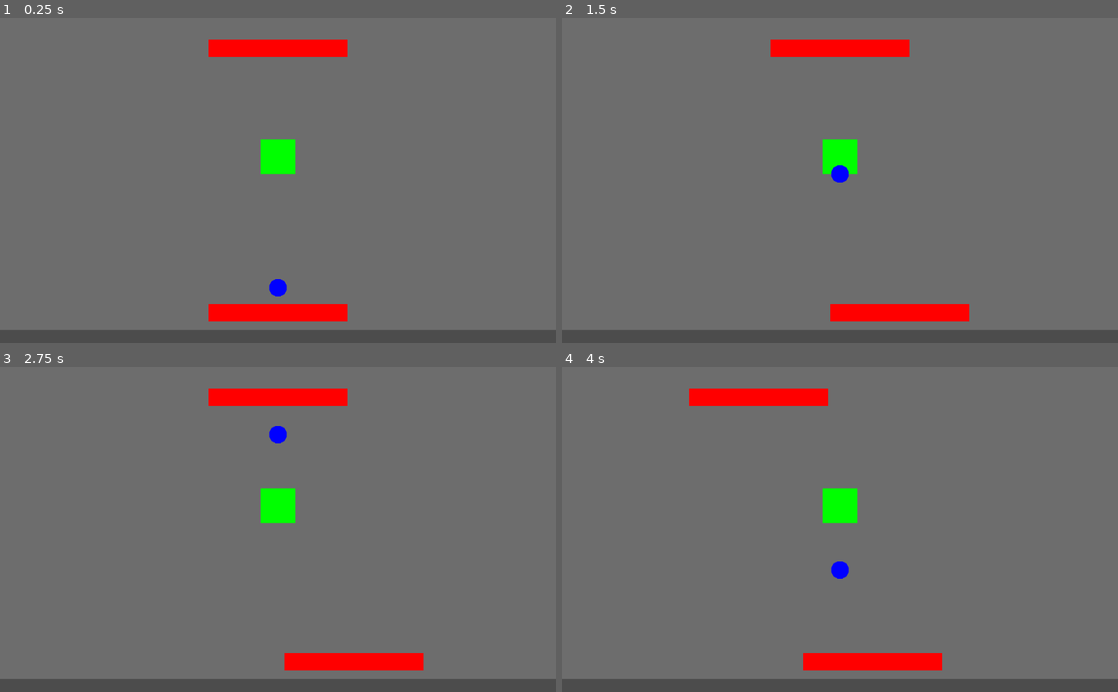
Above: before the commit, frames 1-4 (two rows, left to right).
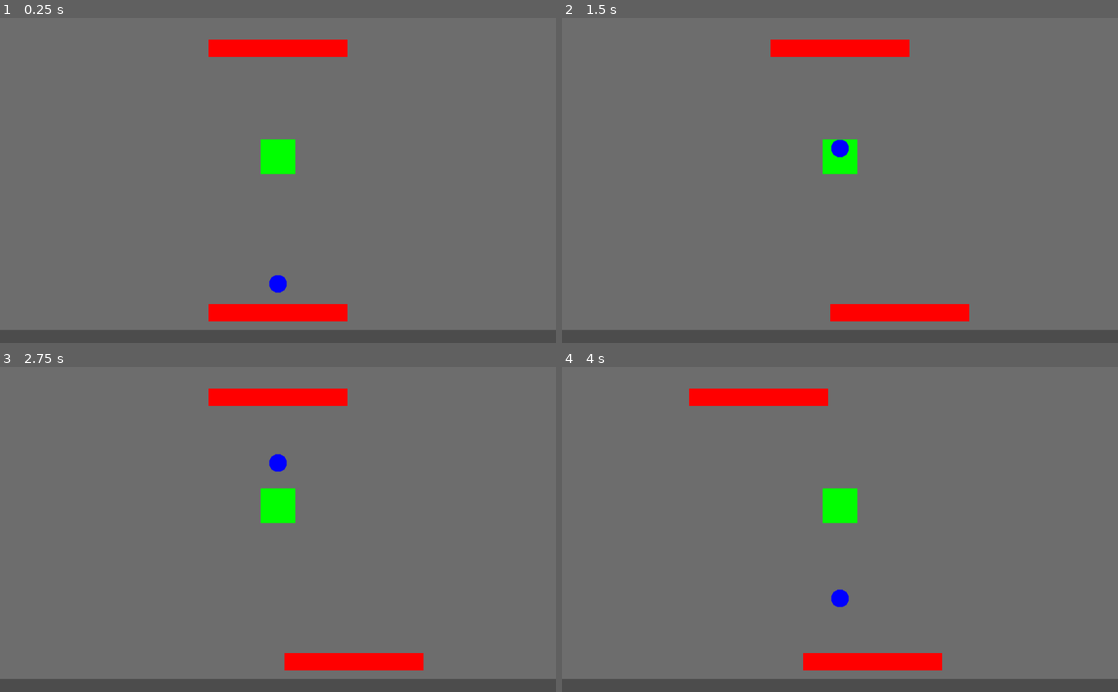
Above: after the commit, the same moments.

Repository: lswgamer/VOSES-Multiplayer
Game: Godot game, scene res://Scenes/Level.tscn
The game is run twice, just before and just after one commit, with the same random seed, the same clock (stepped at 60 frames per second) and the same inputs.
Inputs:
- Up to frame 1 (0.25 s): no input
- Up to frame 2 (1.5 s): hold Right (lower_right) 0.53-1.28 s; hold Left (lower_left) from 1.28 s (still down)
- Up to frame 3 (2.75 s): release Left (lower_left) at 2.03 s; hold Right (lower_right) from 2.03 s (still down)
- Up to frame 4 (4 s): release Right (lower_right) at 2.78 s; hold A (upper_left) 2.78-3.53 s; hold Left (lower_left) from 3.53 s (still down)

The runs differ from the first frame. In frame 1, less than 0.1% of the frame differs, in the area x 48-52%, y 79-86%; in frame 2, 0.3%, in the area x 48-52%, y 37-51%; in frame 3, 0.3%; in frame 4, 0.3%.

Commit message:
Ball respawn

Diff:
--- a/Breakout/Scenes/Ball.tscn
+++ b/Breakout/Scenes/Ball.tscn
@@ -15,4 +15,7 @@
 [node name="CollisionShape2D" type="CollisionShape2D" parent="."]
 shape = SubResource( 1 )
 
+[node name="VisibilityNotifier2D" type="VisibilityNotifier2D" parent="."]
+
 [connection signal="area_entered" from="." to="." method="_on_Node2D_area_entered"]
+[connection signal="screen_exited" from="VisibilityNotifier2D" to="." method="_on_VisibilityNotifier2D_screen_exited"]
--- a/Breakout/Scenes/Level.tscn
+++ b/Breakout/Scenes/Level.tscn
@@ -47,3 +47,5 @@
 
 [node name="Ball" parent="." instance=ExtResource( 3 )]
 position = Vector2( 512, 448 )
+
+[connection signal="ballDead" from="Ball" to="." method="respawn"]
--- a/Breakout/Scripts/Ball.gd
+++ b/Breakout/Scripts/Ball.gd
@@ -1,12 +1,14 @@
 extends Area2D
 
+var life = 3
 var velocity = Vector2(0,1)
 export var speed = 200
 onready var cs = $CollisionShape2D
 onready var sprite = $Sprite
+signal ballDead
 
 func _ready():
-	position = Vector2(512, 448)
+	position = Vector2(514, 448)
 
 func _process(delta):
 	velocity = velocity.normalized() * speed
@@ -19,3 +21,8 @@
 		velocity.x =  self.get_global_transform().origin.x - area.get_global_transform().origin.x
 	if (area.name == "Left_Wall") or (area.name == "Right_Wall"):
 		velocity.x = -velocity.x
+
+
+func _on_VisibilityNotifier2D_screen_exited():
+	velocity = Vector2(0,1)
+	emit_signal("ballDead")
--- a/Breakout/Scripts/Level.gd
+++ b/Breakout/Scripts/Level.gd
@@ -1,9 +1,12 @@
 extends Node2D
 
+export var spwOffset = Vector2(0,50)
 onready var lives = 3 #podemos guardar num autoload pra salvar o número de vidas entre fases
+onready var ball = get_node("Ball")
+onready var lowerBar = get_node("Lower_Bar")
 
 func _ready(): #spawna a bola
-	pass
+	ball.position = lowerBar.position - spwOffset
 
 #Checa se tem blocos ainda, se não tiver carrega next level
 func check_blocks():
@@ -14,8 +17,9 @@
 	if lives == 0:
 		gameover()
 	else: #spawna a bola
-		pass
+		ball.position = lowerBar.position - spwOffset
 
 
 func gameover(): #cria uma popup com score e te manda pro menu
+	ball.queue_free()
 	pass
